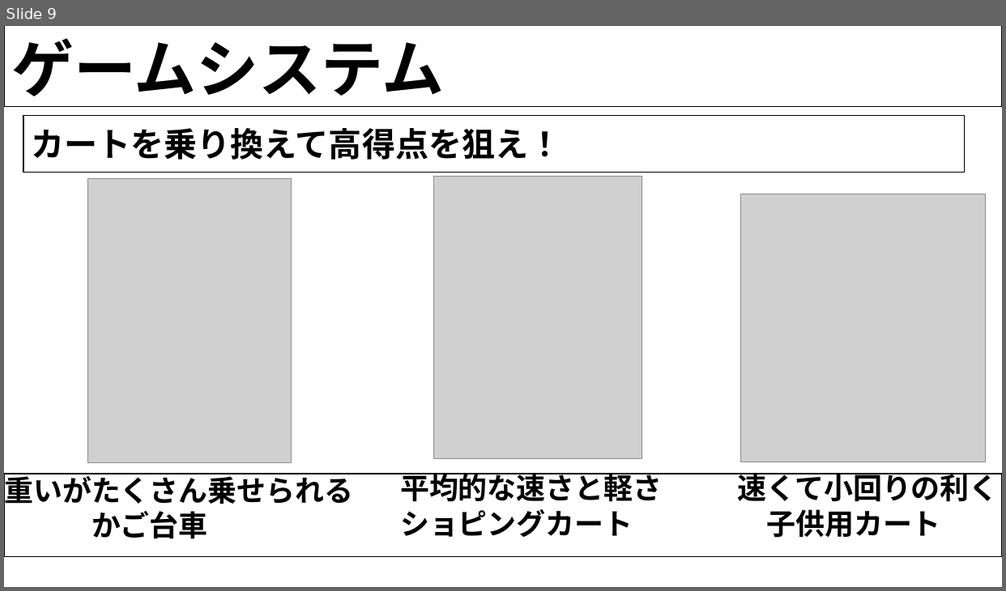
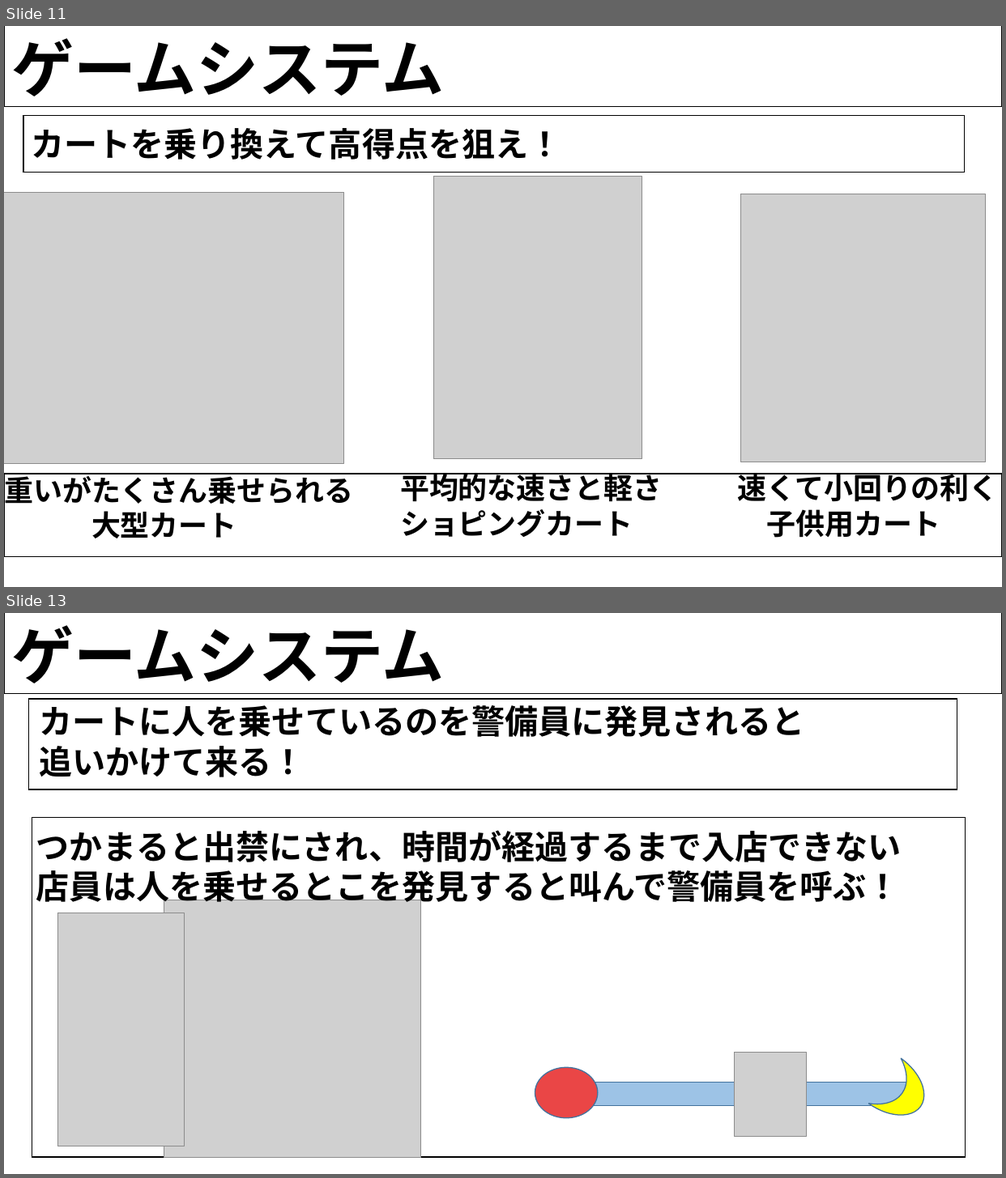
Before and after one commit to H29LatterPeriodTeam07/team07, a slide deck: 後期企画書/ショッピングカート.pptx. Shown one above the other, each under a label of ours: slide 9 before the commit, slides 11 and 13 after it; the slides between them are not shown. The pictures are 1006x591 and 1006x1178 pixels, drawn with LibreOffice and Linux fonts; fonts in the diff are those of the drawing; grey boxes stand for pictures; background and template pictures are left out. Boxes give left, top, right and bottom in pixels: in the first picture for what was removed or moved away, otherwise in the second. Text is boxed around its words. In the diff, an @@ line names an element or a change of style, - is before the commit and + after.

```diff
--- a/後期企画書/ショッピングカート.pptx
+++ b/後期企画書/ショッピングカート.pptx
@@ slide 13 added at [4, 613, 1002, 1174], background picture (left out) @@
@@ rectangle added at [4, 613, 1002, 693], fill #FFFFFF, outline #000000 1 pt @@
@@ text added at [11, 625, 444, 694], 60 pt, text #000000, bold @@
+ゲームシステム
@@ rectangle added at [28, 699, 957, 790], fill #FFFFFF, outline #000000 1 pt @@
@@ text added at [39, 705, 804, 777], 32 pt, text #000000, bold @@
+カートに人を乗せているのを警備員に発見されると
+追いかけて来る！
@@ rectangle added at [32, 817, 965, 1157], fill #FFFFFF, outline #000000 1 pt @@
@@ text added at [36, 830, 901, 908], 32 pt, text #000000, bold @@
+つかまると出禁にされ、時間が経過するまで入店できない
+店員は人を乗せるとこを発見すると叫んで警備員を呼ぶ！
@@ picture added at [164, 901, 421, 1157] @@
@@ picture added at [58, 914, 185, 1146] @@
@@ ellipse added at [535, 1067, 598, 1118], fill #EA4646, outline #43739E 1 pt @@
@@ picture added at [735, 1053, 807, 1136] @@
@@ moon added at [868, 1059, 937, 1129], fill #FFFF00, outline #43739E 1 pt @@
@@ rectangle added at [577, 1082, 918, 1106], fill #9DC3E6, outline #43739E 1 pt @@
@@ what was slide 9 is now slide 11 @@
@@ slide 11 changed as well @@
@@ picture: place and size @@
-picture at [88, 179, 292, 463]
+picture at [4, 192, 345, 463]
@@ text at [91, 511, 236, 539]: text changed @@
-かご台車
+大型カート
```
Also in this commit, not shown: 6 other slides changed, 7 other slides added, 3 slides removed.
